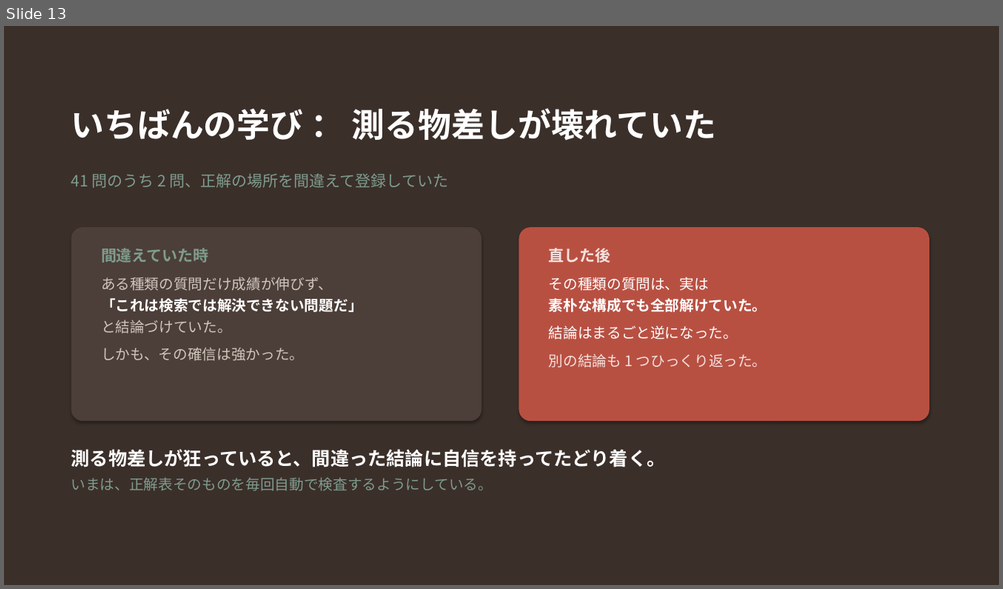
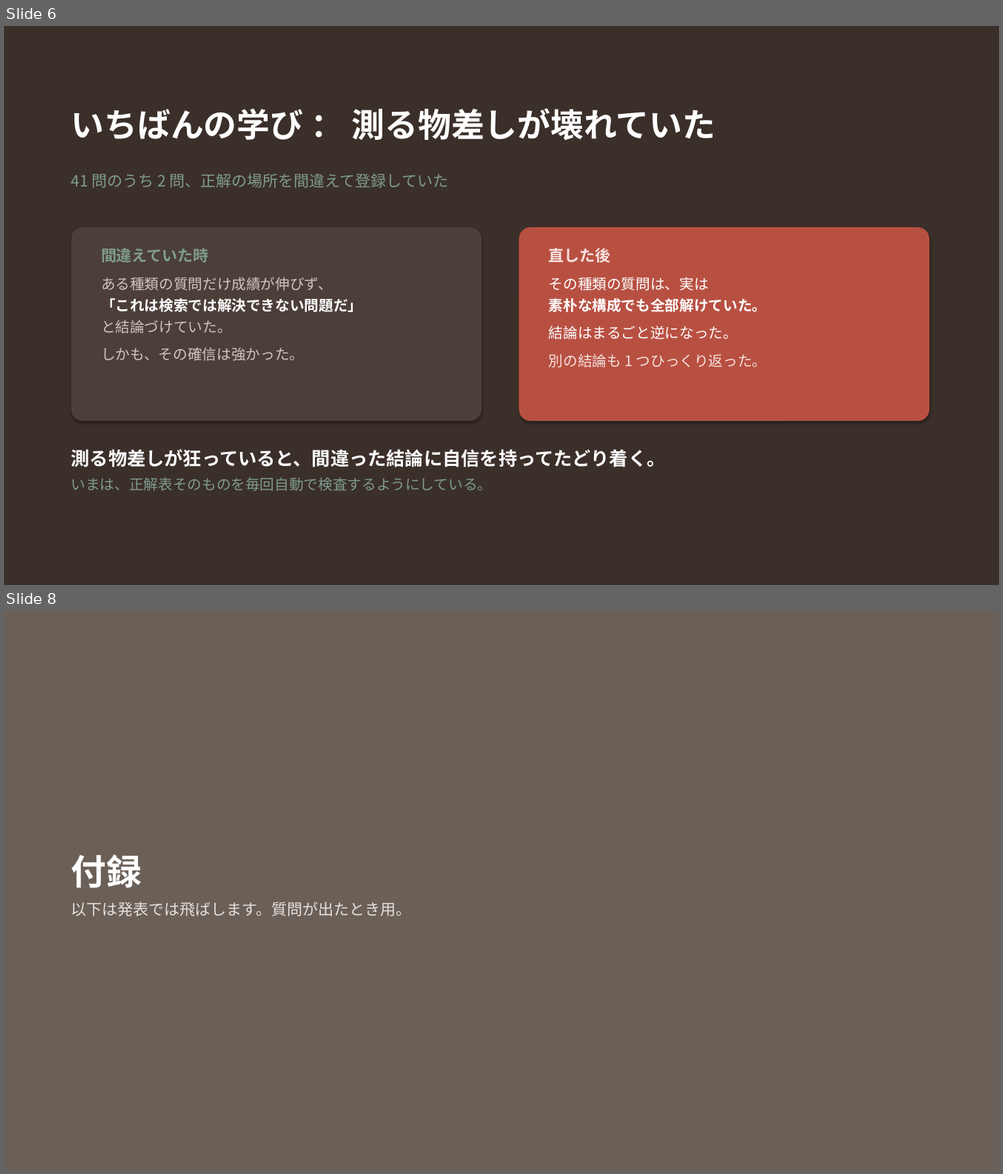
Before and after one commit to 20061111adg-debug/rag-workshop, a slide deck: docs/RAGとは.pptx. Shown one above the other, each under a label of ours: slide 13 before the commit, slides 6 and 8 after it; the slides between them are not shown. The pictures are 1003x589 and 1003x1174 pixels, drawn with LibreOffice and Linux fonts; fonts in the diff are those of the drawing. Boxes give left, top, right and bottom in pixels: in the first picture for what was removed or moved away, otherwise in the second. Text is boxed around its words. In the diff, an @@ line names an element or a change of style, - is before the commit and + after.

```diff
--- a/docs/RAGとは.pptx
+++ b/docs/RAGとは.pptx
@@ slide 8 added at box(4, 611, 999, 1170), background #6B6058 @@
@@ text added at box(71, 854, 412, 917), 15 pt, text #E5E0DA @@
+付録
+以下は発表では飛ばします。質問が出たとき用。
@@ what was slide 13 is now slide 6 @@
```
Also in this commit, not shown: 8 slides changed, 7 slides removed, 1 other file.
